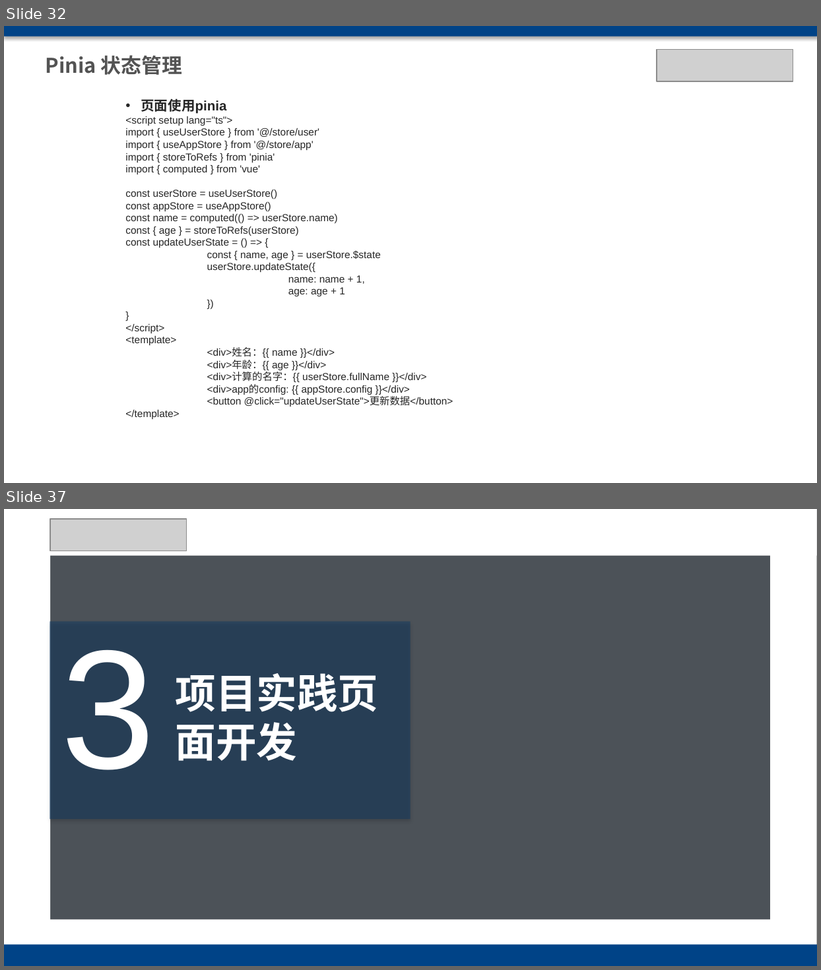
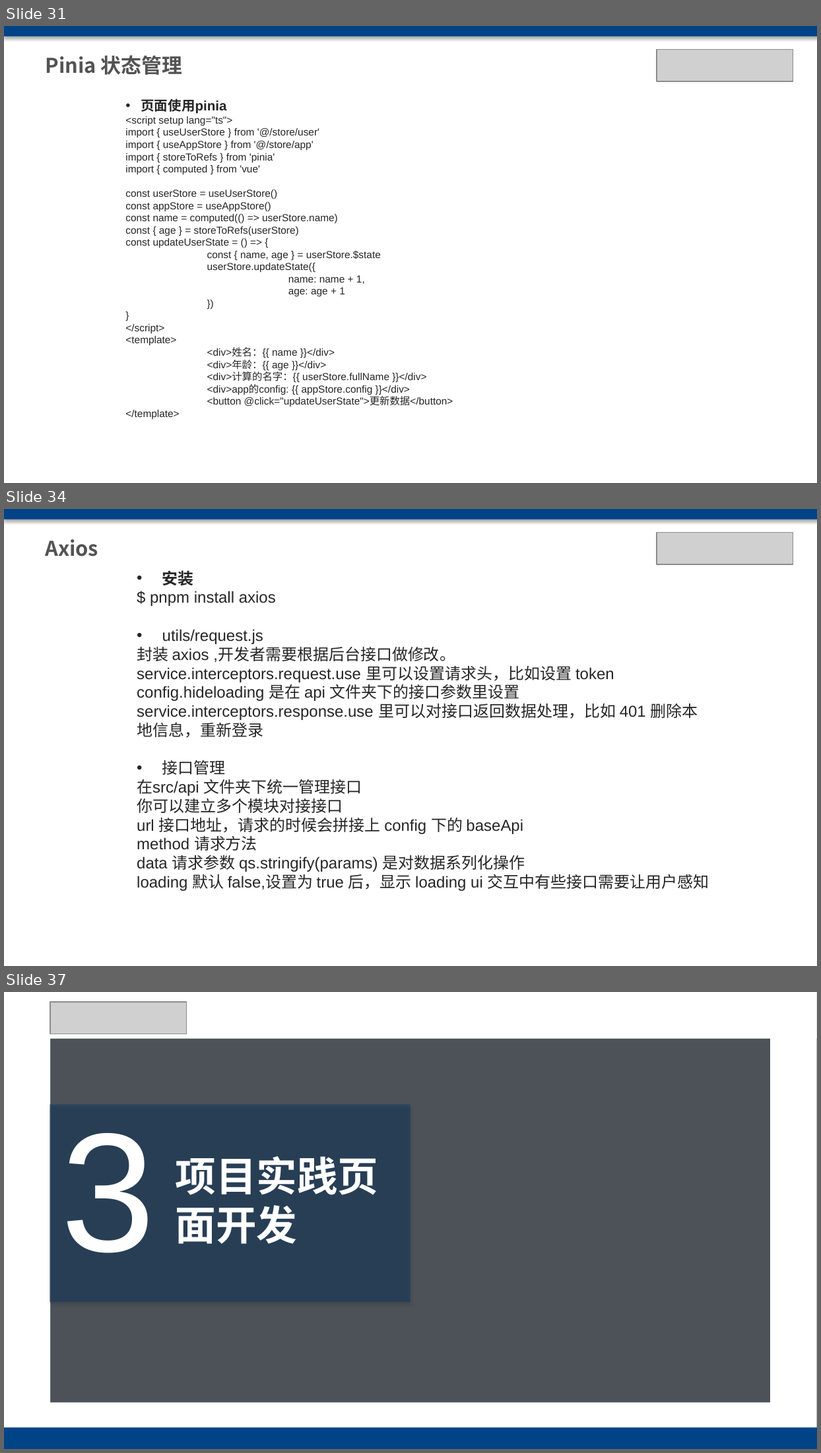
Before and after one commit to chxxx/vue3-antd, a slide deck: public/vue3 antdesign.pptx. Shown one above the other, each under a label of ours: slides 32 and 37 before the commit, slides 31, 34 and 37 after it; the slides between them are not shown. The pictures are 821x970 and 821x1453 pixels, drawn with LibreOffice and Linux fonts; fonts in the diff are those of the drawing; grey boxes stand for pictures; background and template pictures are left out; a plain dark background stands for a picture behind light text. Boxes give left, top, right and bottom in pixels: in the first picture for what was removed or moved away, otherwise in the second. Text is boxed around its words. In the diff, an @@ line names an element or a change of style, - is before the commit and + after.

Commit message:
axios

```diff
--- a/public/vue3 antdesign.pptx
+++ b/public/vue3 antdesign.pptx
@@ slide 34 added at <box>4,509,817,966</box>, background #FFFFFF @@
@@ rectangle added at <box>4,509,817,520</box>, fill #004387 @@
@@ text added at <box>46,539,99,557</box>, 18 pt, text #535353, bold @@
+Axios
@@ picture added at <box>657,533,793,564</box> @@
@@ text added at <box>137,570,710,891</box>, 14 pt, text #262626 @@
+• 安装
+$ pnpm install axios
+• utils/request.js
+封装 axios ,开发者需要根据后台接口做修改。
+service.interceptors.request.use 里可以设置请求头，比如设置 token
+config.hideloading 是在 api 文件夹下的接口参数里设置service.interceptors.response.use 里可以对接口返回数据处理，比如 401 删除本地信息，重新登录
+• 接口管理
+在src/api 文件夹下统一管理接口
+你可以建立多个模块对接接口
+url 接口地址，请求的时候会拼接上 config 下的 baseApi
+method 请求方法
+data 请求参数 qs.stringify(params) 是对数据系列化操作
+loading 默认 false,设置为 true 后，显示 loading ui 交互中有些接口需要让用户感知
@@ what was slide 32 is now slide 31 @@
```
Also in this commit, not shown: 3 slides changed, 2 other slides added, 3 slides removed, 22 other files.
